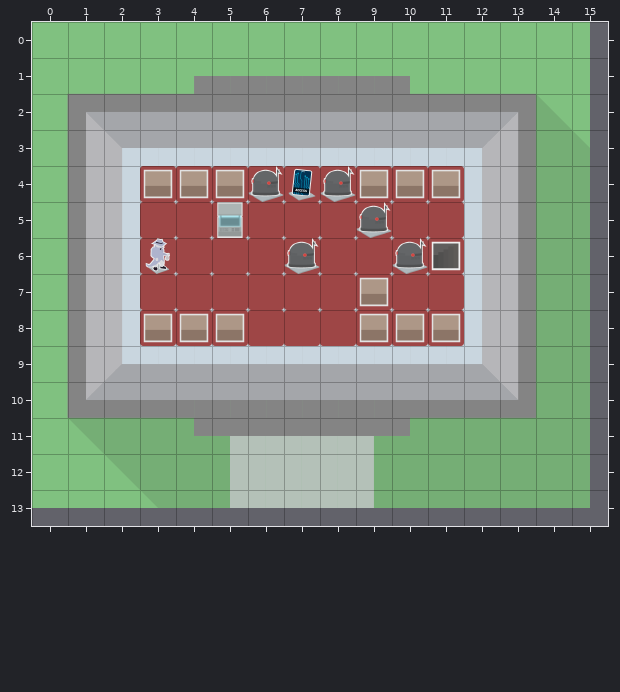
Tiled map: src/resources/maps/level-2-floor-2.tmx. Above is the file before it was changed.
Cells are 75x75 px. Shown: x 0..15, y 0..13.
And afterwards:
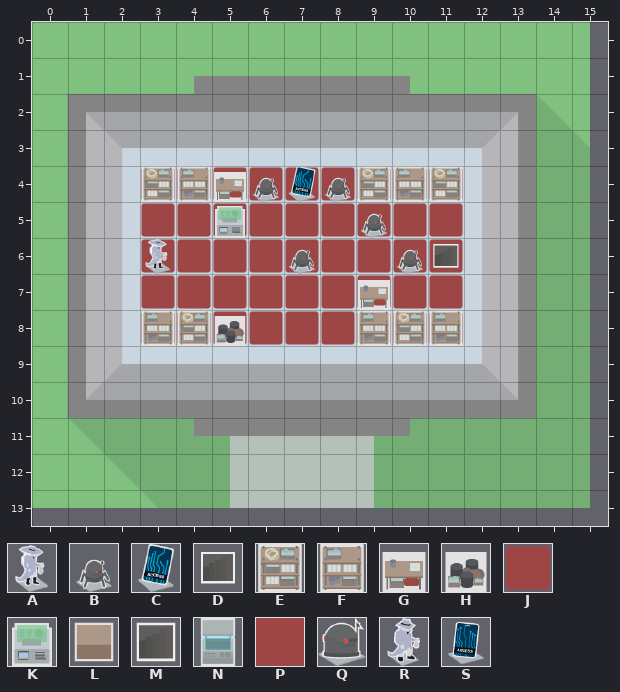
Key: from "assets": A 0 "START", B 2 "ENEMY", C 11 "KEY", D 15 "EXIT", E 20 "WALL", F 21 "WALL", G 29 "WALL", H 38 "WALL", J 59 "BLANK", K 62 "SHOP"; from "tiles": L 0, M 1, N 2, P 5, Q 6, R 7, S 9.
_ is an empty cell.
Tiles replaced or removed in this view: L, M, N, P, Q, R, S.
Commit message: Testing embedded tilesets.
Changes in this commit:
Changed rows in their new state; . is an unchanged cell.
Layer "Tiles":
first column x 3:
 4 JJJJJJJJJ
 5 JJJJJJJJJ
 6 JJJJJJJJJ
 7 JJJJJJJJJ
 8 JJJJJJJJJ
Layer "Assets":
first column x 3:
 4 EFGBCBEFE
 5 ..K...B..
 6 A...B..BD
 7 ......G..
 8 FEH...FEF
Where, in picture pixels (left, top, right, bottom), the same in both pictures:
changed: (140, 166, 464, 346)
